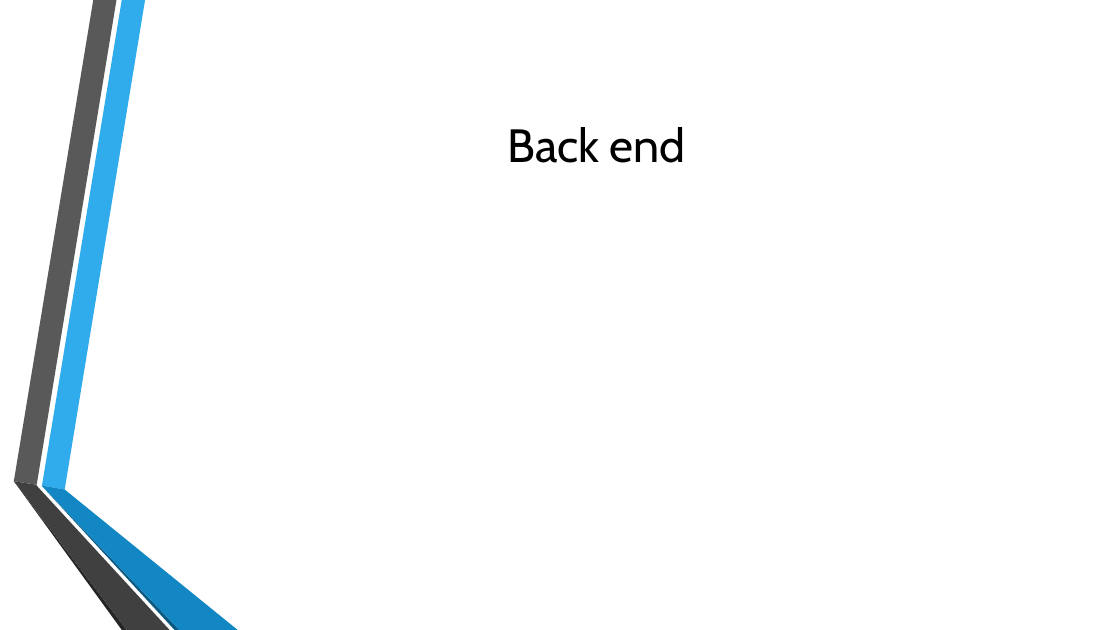
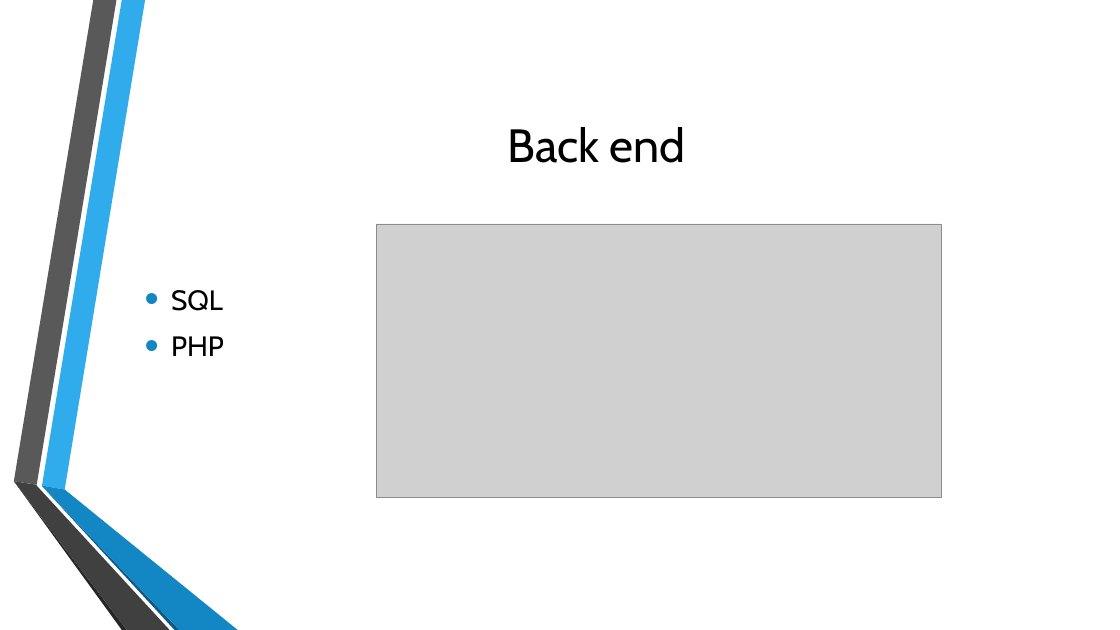
Before and after one commit to mslav/comp-307-project, a slide deck: slide 10 of Online Meeting Planner.pptx. Drawn at 1120x630 pixels with LibreOffice and Linux fonts; fonts in the diff are those of the drawing; grey boxes stand for pictures; background and template pictures are left out. Boxes give left, top, right and bottom in pixels: in the first picture for what was removed or moved away, otherwise in the second. Text is boxed around its words. In the diff, an @@ line names an element or a change of style, - is before the commit and + after.

```diff
--- a/Online Meeting Planner.pptx
+++ b/Online Meeting Planner.pptx
@@ picture added at (376,224,942,497) @@
@@ text added at (171,290,224,356), 24 pt, text #000000 @@
+• SQL
+• PHP
```
Also in this commit, not shown: 1 other slide changed, 1 slide removed, 1 other file.
